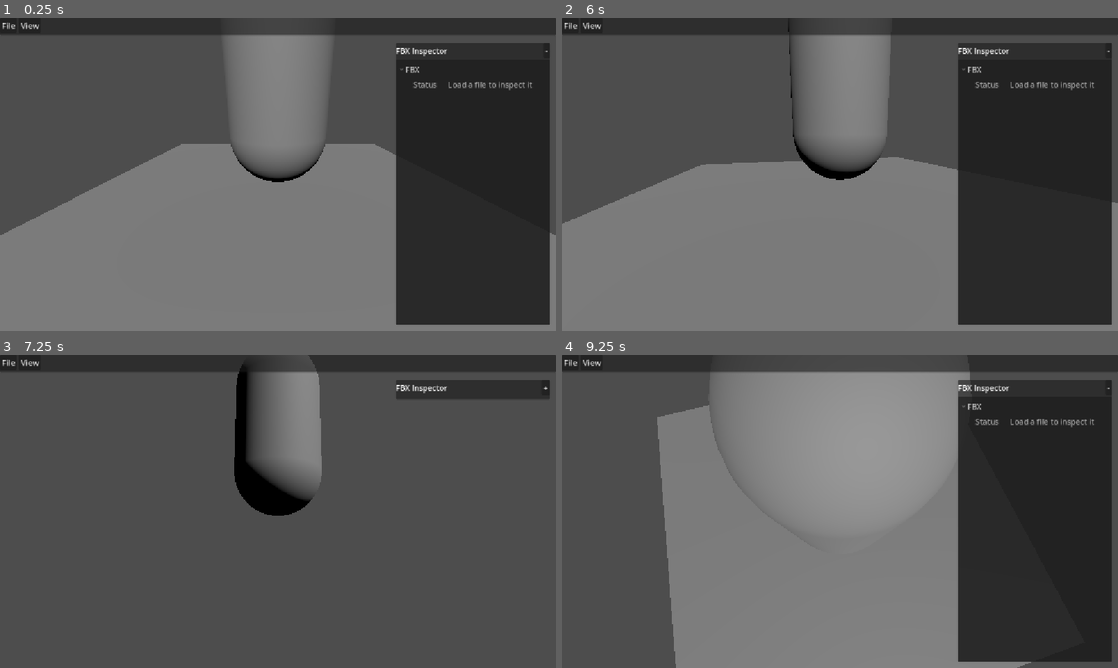
Above: before the commit, frames 1-4 (two rows, left to right).
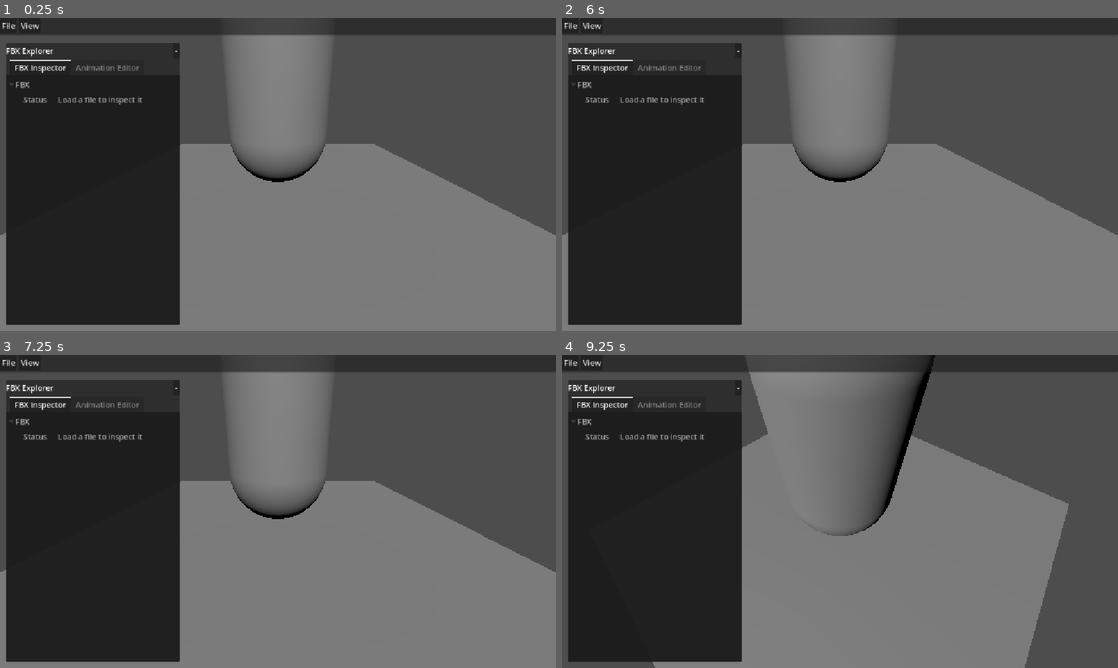
Above: after the commit, the same moments.

Repository: jalheart/3d-cha-d
Game: Godot game, scene res://Scenes/main.tscn
The game is run twice, just before and just after one commit, with the same random seed, the same clock (stepped at 60 frames per second) and the same inputs.
Inputs (mouse positions are in pixels of both pictures, inside the frame that each line leads up to):
- Up to frame 1 (0.25 s): no input
- Up to frame 2 (6 s): click "-" at 0.5 s; click "+" at 1.25 s; click "-" at 2 s; click "+" at 2.75 s; click "-" at 3.5 s; click "+" at 4.25 s; tap Enter at 5 s; move the mouse to (962, 158) at 5.02 s; click (962, 158) at 5.17 s; tap Space at 5.75 s; drag from (728, 190) to (812, 237) at 5.77 s
- Up to frame 3 (7.25 s): tap Enter at 6.5 s; move the mouse to (333, 442) at 6.52 s; click (333, 442) at 6.67 s
- Up to frame 4 (9.25 s): tap Space at 7.25, 8.75 s; drag from (812, 574) to (673, 464) at 7.27 s; tap Enter at 8 s; move the mouse to (1006, 558) at 8.02 s; click (1006, 558) at 8.17 s; drag from (673, 464) to (756, 433) at 8.77 s

The runs differ from the first frame. In frame 1, 52% of the frame differs, in the area x 1-99%, y 8-98%; in frame 2, 55%; in frame 3, 69%, in the area x 0-100%, y 1-100%; in frame 4, 63%.

Commit message:
Refactor UI panels to use TabContainer for better organization and accessibility

Diff:
--- a/Scenes/main.gd
+++ b/Scenes/main.gd
@@ -16,6 +16,8 @@
 var _fbx_exporter: FbxSceneExporter
 var _inspector_panel: FbxInspectorPanel
 var _animation_panel: FbxAnimationEditorPanel
+var _sidebar: DockablePanel
+var _sidebar_tabs: TabContainer
 var _file_dialog: FileDialog
 var _scene_export_dialog: FileDialog
 var _object_export_dialog: FbxObjectExportDialog
@@ -58,19 +60,24 @@
 	_ui_root.add_child(workspace)
 
 	var viewport_size := get_viewport().get_visible_rect().size
+	_sidebar = DockablePanel.new()
+	_sidebar.configure(
+		"FBX Explorer",
+		workspace,
+		Vector2(12.0, 52.0),
+		Vector2(360.0, maxf(240.0, viewport_size.y - 64.0))
+	)
+	_sidebar_tabs = TabContainer.new()
+	_sidebar_tabs.size_flags_horizontal = Control.SIZE_EXPAND_FILL
+	_sidebar_tabs.size_flags_vertical = Control.SIZE_EXPAND_FILL
+	_sidebar.content_container.add_child(_sidebar_tabs)
+
 	_inspector_panel = FbxInspectorPanel.new()
-	_inspector_panel.setup(
-		workspace,
-		Vector2(maxf(12.0, viewport_size.x - 332.0), 52.0),
-		Vector2(320.0, maxf(240.0, viewport_size.y - 64.0))
-	)
+	_inspector_panel.setup(_sidebar_tabs)
 
 	_animation_panel = FbxAnimationEditorPanel.new()
-	_animation_panel.setup(
-		workspace,
-		Vector2(maxf(12.0, viewport_size.x - 704.0), 68.0),
-		Vector2(360.0, 420.0)
-	)
+	_animation_panel.setup(_sidebar_tabs, workspace)
+	_sidebar_tabs.set_tab_disabled(1, true)
 	_object_export_dialog = FbxObjectExportDialog.new()
 	_object_export_dialog.setup(workspace, _fbx_exporter)
 
@@ -176,6 +183,8 @@
 
 	var animation_count := _animation_panel.set_model(model)
 	_inspector_panel.inspect_model(model, path, animation_count)
+	_sidebar_tabs.set_tab_disabled(1, animation_count == 0)
+	_sidebar_tabs.current_tab = 1 if animation_count > 0 else 0
 	camera.set_target(character.global_position + Vector3(0.0, 0.1, 0.0))
 	_loaded_model = model
 	_remember_recent_file(path)
--- a/Scripts/fbx_animation_editor_panel.gd
+++ b/Scripts/fbx_animation_editor_panel.gd
@@ -1,5 +1,5 @@
 class_name FbxAnimationEditorPanel
-extends DockablePanel
+extends Control
 
 var _animation_list: ItemList
 var _name_edit: LineEdit
@@ -11,23 +11,28 @@
 var _clips: Array[Dictionary] = []
 var _selected_index := -1
 var _active_player: AnimationPlayer
-
-
-func setup(workspace: Control, panel_position: Vector2, panel_size: Vector2) -> void:
-	configure("Animation Editor", workspace, panel_position, panel_size)
+var _content_container: VBoxContainer
+
+
+func setup(parent: TabContainer, workspace: Control) -> void:
+	name = "Animation Editor"
+	parent.add_child(self)
+	_content_container = VBoxContainer.new()
+	_content_container.set_anchors_and_offsets_preset(Control.PRESET_FULL_RECT)
+	add_child(_content_container)
 
 	var note := Label.new()
 	note.text = "Changes apply to the currently loaded model."
-	content_container.add_child(note)
+	_content_container.add_child(note)
 
 	_animation_list = ItemList.new()
 	_animation_list.custom_minimum_size.y = 140.0
 	_animation_list.size_flags_vertical = Control.SIZE_EXPAND_FILL
 	_animation_list.item_selected.connect(_on_animation_selected)
-	content_container.add_child(_animation_list)
+	_content_container.add_child(_animation_list)
 
 	var name_row := HBoxContainer.new()
-	content_container.add_child(name_row)
+	_content_container.add_child(name_row)
 	var name_label := Label.new()
 	name_label.text = "Name"
 	name_label.custom_minimum_size.x = 80.0
@@ -37,7 +42,7 @@
 	name_row.add_child(_name_edit)
 
 	var loop_row := HBoxContainer.new()
-	content_container.add_child(loop_row)
+	_content_container.add_child(loop_row)
 	var loop_label := Label.new()
 	loop_label.text = "Loop mode"
 	loop_label.custom_minimum_size.x = 80.0
@@ -50,7 +55,7 @@
 	loop_row.add_child(_loop_selector)
 
 	var speed_row := HBoxContainer.new()
-	content_container.add_child(speed_row)
+	_content_container.add_child(speed_row)
 	var speed_label := Label.new()
 	speed_label.text = "Play speed"
 	speed_label.custom_minimum_size.x = 80.0
@@ -64,10 +69,10 @@
 	speed_row.add_child(_speed_spin_box)
 
 	_details_label = Label.new()
-	content_container.add_child(_details_label)
+	_content_container.add_child(_details_label)
 
 	var buttons := HBoxContainer.new()
-	content_container.add_child(buttons)
+	_content_container.add_child(buttons)
 	var export_button := Button.new()
 	export_button.text = "Export Library"
 	export_button.tooltip_text = "Export and remap the selected clip's AnimationLibrary"
@@ -102,14 +107,12 @@
 	_collect_animations(model)
 
 	if _clips.is_empty():
-		hide()
 		return 0
 
 	for clip in _clips:
 		_animation_list.add_item(_get_clip_display_name(clip))
 	_animation_list.select(0)
 	_load_settings(0)
-	show_panel()
 	return _clips.size()
 
 
--- a/Scripts/fbx_inspector_panel.gd
+++ b/Scripts/fbx_inspector_panel.gd
@@ -1,11 +1,12 @@
 class_name FbxInspectorPanel
-extends DockablePanel
+extends Control
 
 var _tree: Tree
 
 
-func setup(workspace: Control, panel_position: Vector2, panel_size: Vector2) -> void:
-	configure("FBX Inspector", workspace, panel_position, panel_size)
+func setup(parent: TabContainer) -> void:
+	name = "FBX Inspector"
+	parent.add_child(self)
 	_tree = Tree.new()
 	_tree.columns = 2
 	_tree.column_titles_visible = false
@@ -13,7 +14,8 @@
 	_tree.set_column_custom_minimum_width(0, 100)
 	_tree.size_flags_vertical = Control.SIZE_EXPAND_FILL
 	_tree.size_flags_horizontal = Control.SIZE_EXPAND_FILL
-	content_container.add_child(_tree)
+	_tree.set_anchors_and_offsets_preset(Control.PRESET_FULL_RECT)
+	add_child(_tree)
 	show_empty()
 
 
Not shown, changed: .github/copilot-instructions.md
Not shown, changed: agent.md
